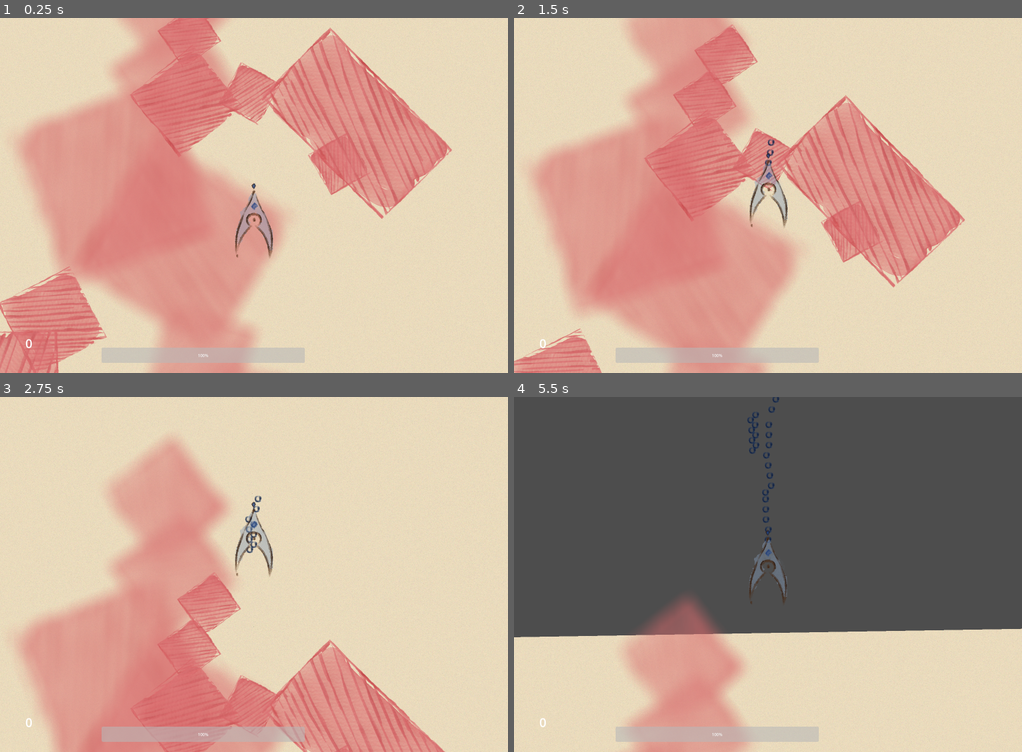
Above: before the commit, frames 1-4 (two rows, left to right).
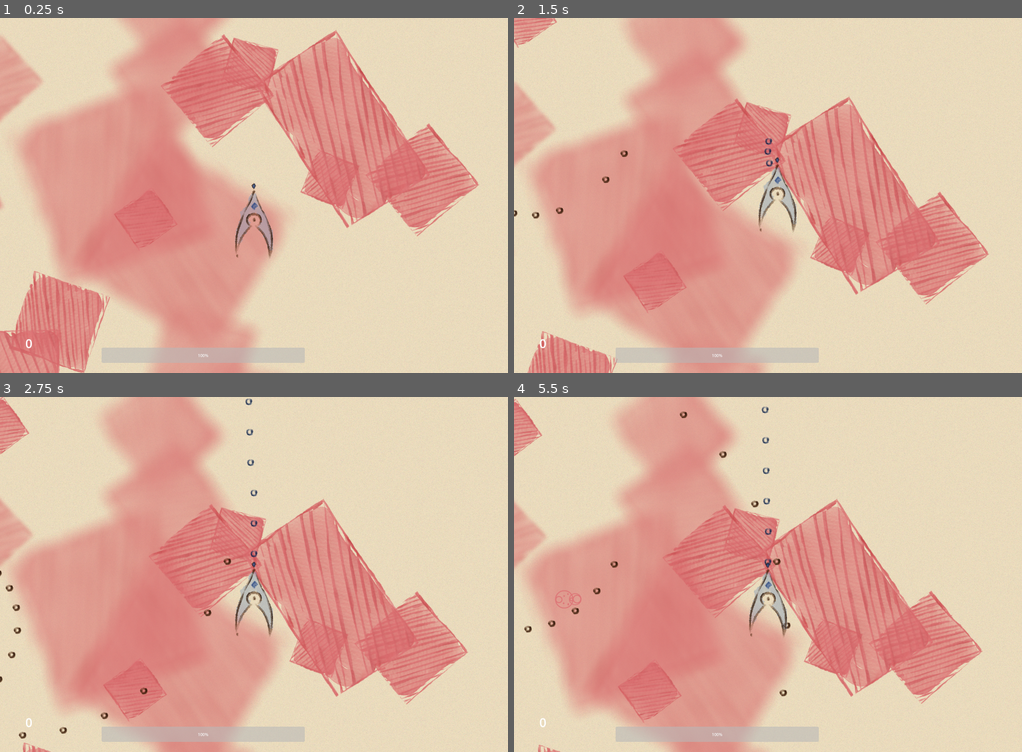
Above: after the commit, the same moments.

Repository: AustereTriceratops/BulletHellEngine
Game: Godot game, scene res://levels/test_levels/environmentTest.tscn
Two runs of this game, one before a commit and one after it. Both use one fixed random seed, a clock stepped at 60 frames per second and the inputs below. This scene is started directly instead of the project's main scene.
Inputs (mouse positions are in pixels of both pictures, inside the frame that each line leads up to):
- Up to frame 1 (0.25 s): no input
- Up to frame 2 (1.5 s): tap Enter at 0.5 s; move the mouse to (793, 195) at 0.52 s; hold Q (look_left) 0.53-1.28 s; hold W (player_up) from 0.53 s (still down); move the mouse to (742, 195) at 1.27 s; tap E (look_right) at 1.35 s
- Up to frame 3 (2.75 s): keep holding W (player_up); move the mouse to (264, 567) at 2.02 s; hold Shift (shift) from 2.03 s (still down)
- Up to frame 4 (5.5 s): keep holding W (player_up); move the mouse to (762, 581) at 2.77 s; release Shift (shift) at 2.78 s; tap Q (look_left) at 2.85 s; move the mouse to (803, 578) at 3.52 s; hold E (look_right) 3.53-4.28 s; move the mouse to (727, 570) at 4.27 s; tap Shift (shift) at 4.35 s; move the mouse to (773, 574) at 5.02 s; hold Q (look_left) from 5.03 s (still down)

The runs differ from the first frame. In frame 1, 14% of the frame differs, in the area x 0-95%, y 0-100%; in frame 2, 16%; in frame 3, 40%; in frame 4, 79%, in the area x 0-100%, y 0-100%.

Commit message:
more aesthetic refinements and repaired tower.gd

Diff:
--- a/enemies/towers/Tower.tscn
+++ b/enemies/towers/Tower.tscn
@@ -1,24 +1,25 @@
 [gd_scene load_steps=4 format=3 uid="uid://bilo4winukn2w"]
 
 [ext_resource type="Script" path="res://enemies/towers/tower.gd" id="1_rk4kn"]
-[ext_resource type="Texture2D" uid="uid://dkanupk03yly4" path="res://assets/amoeba.png" id="2_kpslh"]
+[ext_resource type="Texture2D" uid="uid://dk1krwq7ssvtl" path="res://enemies/sprites/enemy_5.png" id="2_xmu6x"]
 
-[sub_resource type="CircleShape2D" id="CircleShape2D_qxsrn"]
-radius = 70.0
+[sub_resource type="RectangleShape2D" id="RectangleShape2D_f8eom"]
+size = Vector2(161, 199)
 
 [node name="Tower" type="Node2D"]
 script = ExtResource("1_rk4kn")
 
 [node name="Sprite2D" type="Sprite2D" parent="."]
 scale = Vector2(0.8, 0.8)
-texture = ExtResource("2_kpslh")
+texture = ExtResource("2_xmu6x")
 
 [node name="Hitbox" type="Area2D" parent="."]
 collision_layer = 8
 collision_mask = 4
 
 [node name="CollisionShape2D" type="CollisionShape2D" parent="Hitbox"]
-shape = SubResource("CircleShape2D_qxsrn")
+position = Vector2(0.5, -0.5)
+shape = SubResource("RectangleShape2D_f8eom")
 
 [node name="UI" type="Control" parent="."]
 layout_mode = 3
--- a/enemies/towers/tower.gd
+++ b/enemies/towers/tower.gd
@@ -5,7 +5,8 @@
 @export var startingHealth = 500
 @export var bulletSpeed = 400
 
-@onready var bulletsNode = get_tree().get_root().get_node('Level/Enemies/EnemyBullets')
+@onready var mainNode = get_tree().get_root().get_node("Level")
+var bulletsNode
 
 var playerNode: CharacterBody2D
 var health: int
@@ -24,11 +25,6 @@
 		allied = !allied
 
 	$UI/Healthbar.set_value(health)
-
-func initialize(startPosition: Vector2, player: CharacterBody2D):
-	position = startPosition
-	playerNode = player
-	playerNode.rotated.connect(update_healthbar_rotation)
 
 func spawn_bullets(
 	delta: float, shotInterval: float, numBullets: int, shotsPerPattern: int, k=1, offset=0, alpha=1
@@ -65,12 +61,15 @@
 # ========================
 
 func _ready():
+	mainNode.ready.connect(_on_main_ready)
+
 	health = startingHealth
 	$UI/Healthbar.max_value = startingHealth
 	$UI/Healthbar.set_value(startingHealth)
 
 func _process(delta):
-	spawn_bullets(delta, 0.15, 2, 32, -1, 0, 1)
+	if is_instance_valid(bulletsNode):
+		spawn_bullets(delta, 0.15, 2, 32, -1, 0, 1)
 
 	t += delta;
 	if (t > T):
@@ -80,3 +79,14 @@
 	if body.is_in_group("player_bullets") && !allied:
 		damage(body.damageAmt)
 		body.queue_free()
+
+# ========================
+# ====== RECIEVERS =======
+# ========================
+
+func _on_main_ready():
+	bulletsNode = mainNode.get_node("Enemies/EnemyBullets")
+	print(bulletsNode)
+	playerNode = mainNode.get_node("Player")
+	print(playerNode)
+	playerNode.rotated.connect(update_healthbar_rotation)
--- a/levels/test_levels/environmentTest.tscn
+++ b/levels/test_levels/environmentTest.tscn
@@ -1,12 +1,14 @@
-[gd_scene load_steps=12 format=4 uid="uid://kxwcfs5iwyqd"]
+[gd_scene load_steps=14 format=4 uid="uid://kxwcfs5iwyqd"]
 
 [ext_resource type="Script" path="res://levels/level.gd" id="1_wunpj"]
 [ext_resource type="Texture2D" uid="uid://bpqcqqpvj5452" path="res://assets/background.png" id="3_256gs"]
+[ext_resource type="PackedScene" uid="uid://bilo4winukn2w" path="res://enemies/towers/Tower.tscn" id="3_rgmtf"]
 [ext_resource type="PackedScene" uid="uid://dejnxrwfn1a8a" path="res://enemies/SpawnerClaustida.tscn" id="3_wity8"]
 [ext_resource type="Texture2D" uid="uid://ic8nqfx5rv0a" path="res://levels/assets/wall_1.png" id="4_ah61e"]
-[ext_resource type="Texture2D" uid="uid://bfmnpfln1sg5" path="res://levels/assets/wall_2.png" id="5_04baa"]
-[ext_resource type="Texture2D" uid="uid://c7lqfgjx2hbcd" path="res://levels/assets/wall_3.png" id="6_hg5gq"]
+[ext_resource type="Texture2D" uid="uid://da0lhki8h4dbf" path="res://levels/assets/redparticle_1_blur.png" id="5_45aw6"]
 [ext_resource type="Texture2D" uid="uid://dxgjitwr8kdr3" path="res://levels/assets/redparticle_2_blur.png" id="7_8242n"]
+[ext_resource type="Texture2D" uid="uid://b8h61j2un6gy5" path="res://levels/assets/redparticle_8.png" id="7_ooiok"]
+[ext_resource type="Texture2D" uid="uid://ct38f1y7o1bhd" path="res://levels/assets/redparticle_7.png" id="8_wxk31"]
 
 [sub_resource type="TileSetAtlasSource" id="TileSetAtlasSource_ovpp1"]
 texture = ExtResource("3_256gs")
@@ -89,119 +91,84 @@
 
 [node name="Towers" type="Node" parent="."]
 
+[node name="Tower" parent="Towers" instance=ExtResource("3_rgmtf")]
+position = Vector2(-1151, -510)
+rotation = -2.51086
+
+[node name="Sprite2D" type="Sprite2D" parent="."]
+texture_repeat = 2
+texture = ExtResource("3_256gs")
+region_enabled = true
+region_rect = Rect2(0, 0, 100000, 100000)
+
 [node name="Environment" type="Node2D" parent="."]
 
 [node name="TileMapLayer" type="TileMapLayer" parent="Environment"]
+visible = false
 tile_map_data = PackedByteArray("AAD9/wAAAAAAAAAAAAD9////AAAAAAAAAAD+////AAAAAAAAAAD/////AAAAAAAAAAAAAP//AAAAAAAAAAAAAA …(240 unchanged characters)…
 tile_set = SubResource("TileSet_nmq60")
 
 [node name="Sprites" type="Node2D" parent="Environment"]
 
-[node name="Parallax2D" type="Parallax2D" parent="Environment/Sprites"]
+[node name="ParllaxFar" type="Parallax2D" parent="Environment/Sprites"]
 material = SubResource("ShaderMaterial_opfmm")
 scroll_scale = Vector2(0.5, 0.5)
 
-[node name="Sprite2D14" type="Sprite2D" parent="Environment/Sprites/Parallax2D"]
+[node name="Sprite2D14" type="Sprite2D" parent="Environment/Sprites/ParllaxFar"]
 texture = ExtResource("7_8242n")
 
-[node name="Sprite2D15" type="Sprite2D" parent="Environment/Sprites/Parallax2D"]
+[node name="Sprite2D15" type="Sprite2D" parent="Environment/Sprites/ParllaxFar"]
 position = Vector2(334, 717)
 rotation = 2.47147
 texture = ExtResource("7_8242n")
 
-[node name="Sprite2D16" type="Sprite2D" parent="Environment/Sprites/Parallax2D"]
-position = Vector2(-1588, -230)
-rotation = 3.54045
-texture = ExtResource("7_8242n")
+[node name="ParallaxNear" type="Parallax2D" parent="Environment/Sprites"]
+scroll_scale = Vector2(0.8, 0.8)
 
-[node name="Sprite2D" type="Sprite2D" parent="Environment/Sprites"]
-position = Vector2(-16, -501)
-rotation = 0.498929
-texture = ExtResource("4_ah61e")
+[node name="Sprite2D16" type="Sprite2D" parent="Environment/Sprites/ParallaxNear"]
+position = Vector2(-942, -184)
+rotation = -2.74274
+texture = ExtResource("5_45aw6")
 
-[node name="Sprite2D5" type="Sprite2D" parent="Environment/Sprites"]
-position = Vector2(337, -225)
-rotation = -0.524489
-texture = ExtResource("4_ah61e")
+[node name="Foreground" type="Node2D" parent="Environment/Sprites"]
 
-[node name="Sprite2D6" type="Sprite2D" parent="Environment/Sprites"]
-position = Vector2(-254, -728)
+[node name="Sprite2D6" type="Sprite2D" parent="Environment/Sprites/Foreground"]
+position = Vector2(-958, -1041)
 rotation = 0.953784
 scale = Vector2(1, 1)
 texture = ExtResource("4_ah61e")
 
-[node name="Sprite2D7" type="Sprite2D" parent="Environment/Sprites"]
-position = Vector2(-174, -905)
+[node name="Sprite2D7" type="Sprite2D" parent="Environment/Sprites/Foreground"]
+position = Vector2(-426, -5.00001)
 rotation = 0.953784
 scale = Vector2(1, 1)
 texture = ExtResource("4_ah61e")
 
-[node name="Sprite2D10" type="Sprite2D" parent="Environment/Sprites"]
-visible = false
-position = Vector2(-1338, -449)
-rotation = 1.51418
-texture = ExtResource("4_ah61e")
+[node name="Sprite2D2" type="Sprite2D" parent="Environment/Sprites/Foreground"]
+position = Vector2(259, -325)
+rotation = 2.56408
+texture = ExtResource("7_ooiok")
 
-[node name="Sprite2D12" type="Sprite2D" parent="Environment/Sprites"]
-visible = false
-position = Vector2(-1529, 238)
-rotation = -1.57225
-texture = ExtResource("4_ah61e")
-
-[node name="Sprite2D13" type="Sprite2D" parent="Environment/Sprites"]
-visible = false
-position = Vector2(-1456, 145)
-rotation = -2.38588
-texture = ExtResource("4_ah61e")
-
-[node name="Sprite2D2" type="Sprite2D" parent="Environment/Sprites"]
-position = Vector2(-266, -471)
-rotation = 0.897099
-texture = ExtResource("5_04baa")
-
-[node name="Sprite2D11" type="Sprite2D" parent="Environment/Sprites"]
-position = Vector2(-794, 394)
-rotation = 1.09374
-texture = ExtResource("5_04baa")
-
-[node name="Sprite2D3" type="Sprite2D" parent="Environment/Sprites"]
-visible = false
-position = Vector2(402, 370)
-rotation = -2.35619
-scale = Vector2(1, 1)
-texture = ExtResource("6_hg5gq")
-
-[node name="Sprite2D4" type="Sprite2D" parent="Environment/Sprites"]
-position = Vector2(402, -382)
-rotation = 2.35619
-scale = Vector2(1, 1)
-texture = ExtResource("6_hg5gq")
-
-[node name="Sprite2D8" type="Sprite2D" parent="Environment/Sprites"]
-visible = false
-position = Vector2(-1323, -854)
-rotation = 0.504575
-texture = ExtResource("6_hg5gq")
-
-[node name="Sprite2D9" type="Sprite2D" parent="Environment/Sprites"]
-position = Vector2(-960, 777)
+[node name="Sprite2D9" type="Sprite2D" parent="Environment/Sprites/Foreground"]
+position = Vector2(-862, 658)
 rotation = -0.0225791
-texture = ExtResource("6_hg5gq")
+scale = Vector2(-1, 1)
+texture = ExtResource("8_wxk31")
 
 [node name="Collider" type="StaticBody2D" parent="Environment"]
-process_mode = 4
-visible = false
 collision_layer = 16
 collision_mask = 0
 
+[node name="CollisionPolygon2D4" type="CollisionPolygon2D" parent="Environment/Collider"]
+polygon = PackedVector2Array(-1151, 1122, -1164, 441, -953, 436, -864, 202, -567, 299, -670, 598, -767, 570, -764, 1112)
+
 [node name="CollisionPolygon2D" type="CollisionPolygon2D" parent="Environment/Collider"]
-polygon = PackedVector2Array(26, 469, 502, 0, 375, -138, 305, -103, 214, -263, 240, -277, 60, -460, 17, -379, -80, -430, -294, -250, -488, -495, -305, -643, -380, -749, -246, -846, -303, -928, -150, -1033, -47, -887, -182, -792, -127, -711, -205, -654, -107, -528, -51, -626, 89, -550, 300, -760, 778, -282, 512, -3, 782, 269, 302, 748)
+polygon = PackedVector2Array(-365, -531, -119, -738, -86, -692, -79, -724, 99, -676, 71, -579, 322, -749, 599, -324, 690, -384, 884, -144, 645, 58, 534, -73, 365, 29, 310, -62, 181, -110, 215, -199, 46, -462, -164, -288)
 
 [node name="CollisionPolygon2D2" type="CollisionPolygon2D" parent="Environment/Collider"]
-polygon = PackedVector2Array(-1426, -357, -1435, -524, -1661, -651, -1330, -1247, -992, -1057, -1271, -544, -1248, -544, -1239, -365)
+position = Vector2(0, -1)
+polygon = PackedVector2Array(-551, -25, -449, 116, -302, 15, -403, -130)
 
 [node name="CollisionPolygon2D3" type="CollisionPolygon2D" parent="Environment/Collider"]
-polygon = PackedVector2Array(-1622, 326, -1621, 148, -1580, 147, -1458, 17, -1328, 140, -1439, 260, -1439, 327)
-
-[node name="CollisionPolygon2D4" type="CollisionPolygon2D" parent="Environment/Collider"]
-polygon = PackedVector2Array(-1151, 1122, -1164, 441, -953, 436, -1008, 327, -722, 177, -578, 458, -770, 560, -764, 1112)
+position = Vector2(-537, -1035)
+polygon = PackedVector2Array(-551, -25, -449, 116, -302, 15, -403, -130)
--- /dev/null
+++ b/levels/test_levels/level_collider.gd
@@ -0,0 +1 @@
+extends StaticBody2D
Binary file added: enemies/sprites/claustida_updated.png
Binary file changed: enemies/sprites/enemy_5.png
Binary file added: levels/assets/redparticle_1_blur.png
Binary file changed: levels/assets/redparticle_7.png
Not shown, added: levels/assets/redparticle_1.png-autosave.kra
Not shown, removed: levels/assets/redparticle_2.png-autosave.kra
